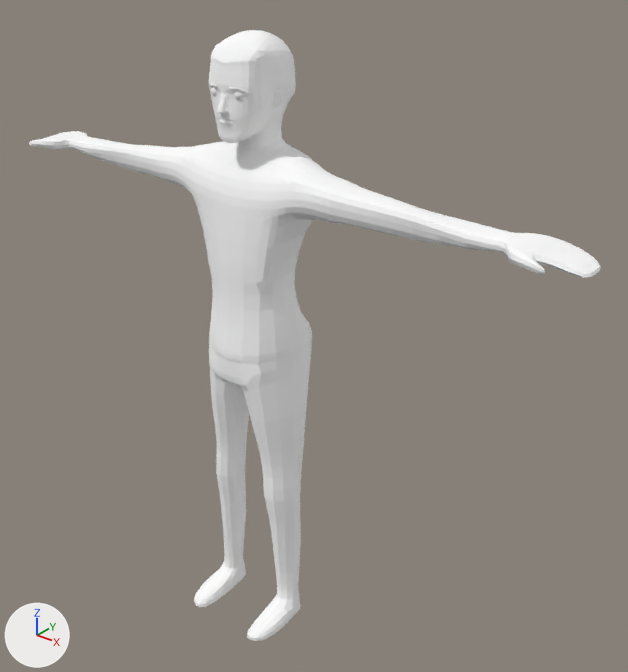
The glTF model frontend/assets/models3d/packs/quaternius-fbx/smooth_male_casual.glb: old version first, new version second.
Before and after are seen from a 50 mm lens placed at (1.62, -1.73, 2.13), pointed at (0.14, 0.12, 0.98). Every picture has the same lights, and +X, +Y and +Z are marked at lower left. The picture after the commit comes second. Where no turn or scale is listed for an object, it has been applied to the vertices.

The older version as bpy lines, for what is in view:
```python
mat_material_0 = principled_material('Material_0')
mat_material_0.base_color = (1.0, 1.0, 1.0)  # white #ffffff
mat_material_0.roughness = 0.85
mat_material_1 = principled_material('Material_1')
mat_material_1.base_color = (1.0, 1.0, 1.0)  # white #ffffff
mat_material_1.roughness = 0.85
mat_material_2 = principled_material('Material_2')
mat_material_2.base_color = (1.0, 1.0, 1.0)  # white #ffffff
mat_material_2.roughness = 0.85
mat_material_3 = principled_material('Material_3')
mat_material_3.base_color = (1.0, 1.0, 1.0)  # white #ffffff
mat_material_3.roughness = 0.85
mat_material_4 = principled_material('Material_4')
mat_material_4.base_color = (1.0, 1.0, 1.0)  # white #ffffff
mat_material_4.roughness = 0.85
mat_material_5 = principled_material('Material_5')
mat_material_5.base_color = (1.0, 1.0, 1.0)  # white #ffffff
mat_material_5.roughness = 0.85
me_mesh_0 = bpy.data.meshes.new('Mesh_0')
me_mesh_0.from_pydata(...)  # 3980 vertices, 7930 faces; spans x -0.99..0.99, y -0.2..0.15, z 0.0..1.86
# faces by material slot: [1300, 3710, 400, 1492, 112, 916]
me_mesh_0.materials.append(mat_material_0)  # white #ffffff
me_mesh_0.materials.append(mat_material_1)  # white #ffffff
me_mesh_0.materials.append(mat_material_2)  # white #ffffff
me_mesh_0.materials.append(mat_material_3)  # white #ffffff
me_mesh_0.materials.append(mat_material_4)  # white #ffffff
me_mesh_0.materials.append(mat_material_5)  # white #ffffff
ob_basehuman = bpy.data.objects.new('BaseHuman', me_mesh_0)
ob_basehuman.location = (0.0, 0.0, 0.0)
```
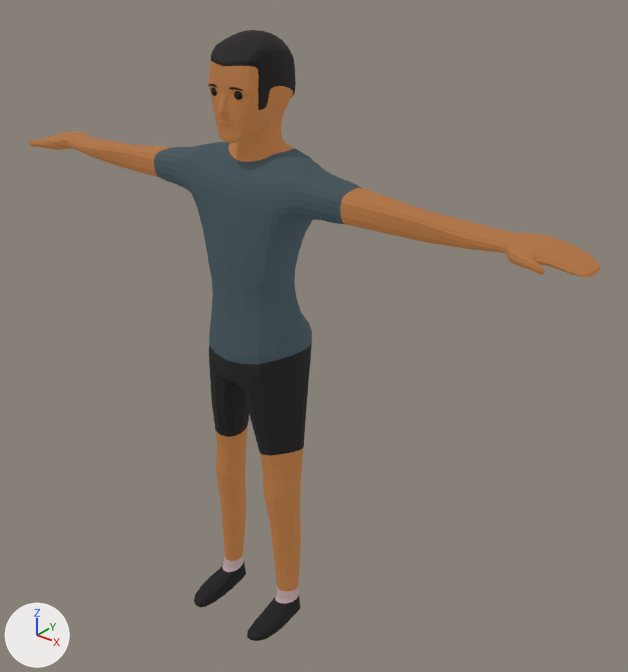
What differs and where, as boxes [x1, y1, x2, y2] in the pictures (628 x 672 px):
'BaseHuman', recoloured, surface changed (darker): [29, 30, 601, 641] in both

The change, as a list of edits to the scene's bpy script:
```text
Change mat_material_0:
    mat_material_0.base_color: (1.0, 1.0, 1.0) -> (0.0228, 0.0376, 0.0443)  # white #ffffff -> dark cyan #2a373b
    add mat_material_0.emission_strength = 1.0
    add mat_material_0.emission_color = (0.0228, 0.0376, 0.0443)  # dark cyan #2a373b
Change mat_material_1:
    mat_material_1.base_color: (1.0, 1.0, 1.0) -> (0.211, 0.0828, 0.0235)  # white #ffffff -> brown #7f512a
    add mat_material_1.emission_strength = 1.0
    add mat_material_1.emission_color = (0.211, 0.0828, 0.0235)  # brown #7f512a
Change mat_material_2:
    mat_material_2.base_color: (1.0, 1.0, 1.0) -> (0.00497, 0.00421, 0.00421)  # white #ffffff -> black #0f0e0e
    add mat_material_2.emission_strength = 1.0
    add mat_material_2.emission_color = (0.00497, 0.00421, 0.00421)  # black #0f0e0e
Change mat_material_3:
    mat_material_3.base_color: (1.0, 1.0, 1.0) -> (0.00197, 0.00197, 0.00197)  # white #ffffff -> black #060606
Change mat_material_4:
    mat_material_4.base_color: (1.0, 1.0, 1.0) -> (0.221, 0.159, 0.159)  # white #ffffff -> grey #816f6f
    add mat_material_4.emission_strength = 1.0
Change mat_material_5:
    mat_material_5.base_color: (1.0, 1.0, 1.0) -> (0.00414, 0.00271, 0.00279)  # white #ffffff -> black #0d0909
    add mat_material_5.emission_strength = 1.0
```
